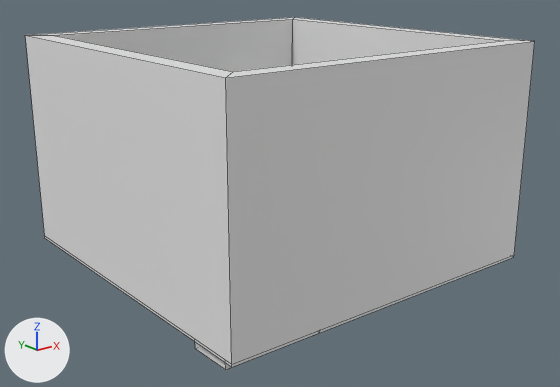
A saved change to the Blender file Assets/solitary.blend.
Camera for both pictures: a 50 mm camera at (-33.7, -43.1, 21.2) aimed at (-0.1, -1.1, 4.4). The lights are fixed; the arrows at lower left show +X, +Y and +Z. Mesh edges are drawn as thin lines.
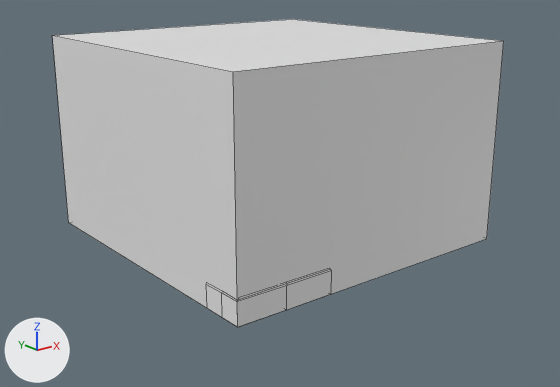
What differs and where, as boxes [x1, y1, x2, y2] in the pictures (560 x 387 px):
'Cube', reshaped, rescaled (11% narrower, 12% shorter)
    before: [25, 17, 535, 367]
    after: [52, 19, 504, 327]
'Cube.001', deleted
    before: [195, 333, 319, 370]

The change, as a diff of the scene's bpy script:
```diff
--- a/Assets/solitary.blend.py
+++ b/Assets/solitary.blend.py
@@ me_cube @@
 # used by ob_cube; location = (0.0, 0.0, 0.0); scale = (-12.6, -12.6, 0.0942)
-me_cube.from_pydata(...)  # 28 vertices, 24 faces; spans x -1.0..1.0, y -1.0..1.0, z -1.0..164.0
+me_cube.from_pydata(...)  # 16 vertices, 10 faces; spans x -11.0..13.0, y -11.0..11.0, z 1.0..15.0
+# me_cube part 1: the whole mesh is rebuilt
 me_cube.materials.append(mat_material)
@@ me_cube_001_1 @@
+me_cube_001_1.from_pydata(...)  # 58 vertices, 56 faces; spans x -3.49..3.49, y -1.55..1.55, z -0.32..1.55
@@ ob_cube @@
 ob_cube.location = (0.0, 0.0, 0.0)
-ob_cube.scale = (-12.6, -12.6, 0.0942)
@@ ob_cube_001 @@
-ob_cube_001 = bpy.data.objects.new('Cube.001', me_cube_001)
-ob_cube_001.location = (-8.63, -9.75, 0.56)
-ob_cube_001.scale = (3.49, 1.55, 1.55)
@@ ob_solitary_bed @@
+ob_solitary_bed = bpy.data.objects.new('Solitary Bed', me_cube_001_1)
+ob_solitary_bed.parent = ob_cube
+ob_solitary_bed.location = (-7.601, -9.556, 1.543)
```
